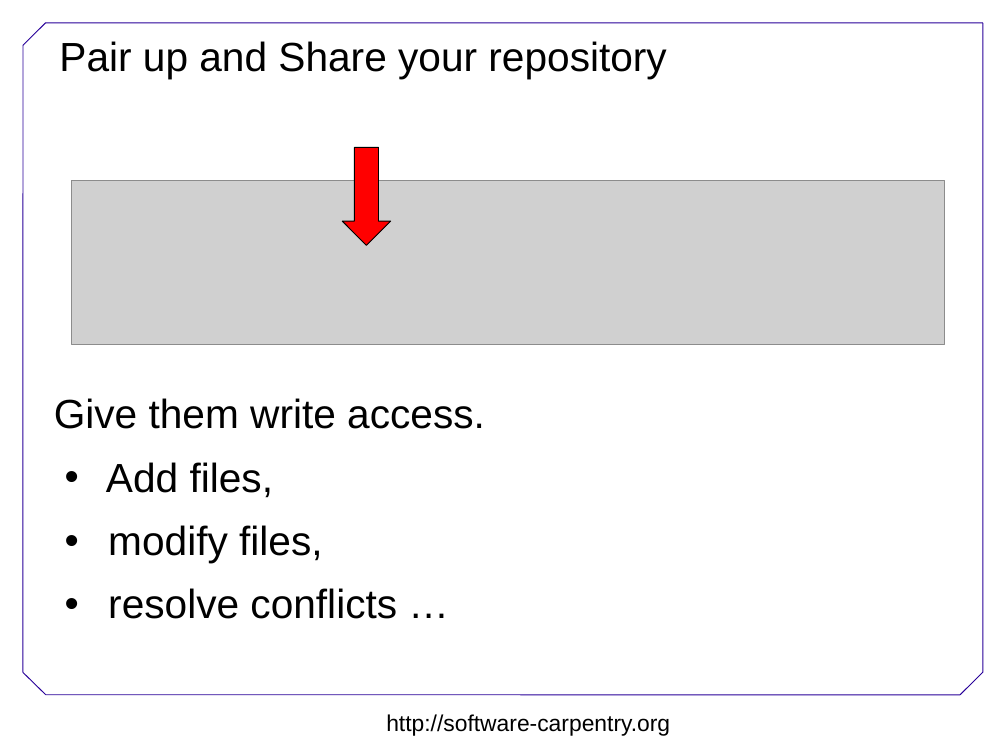
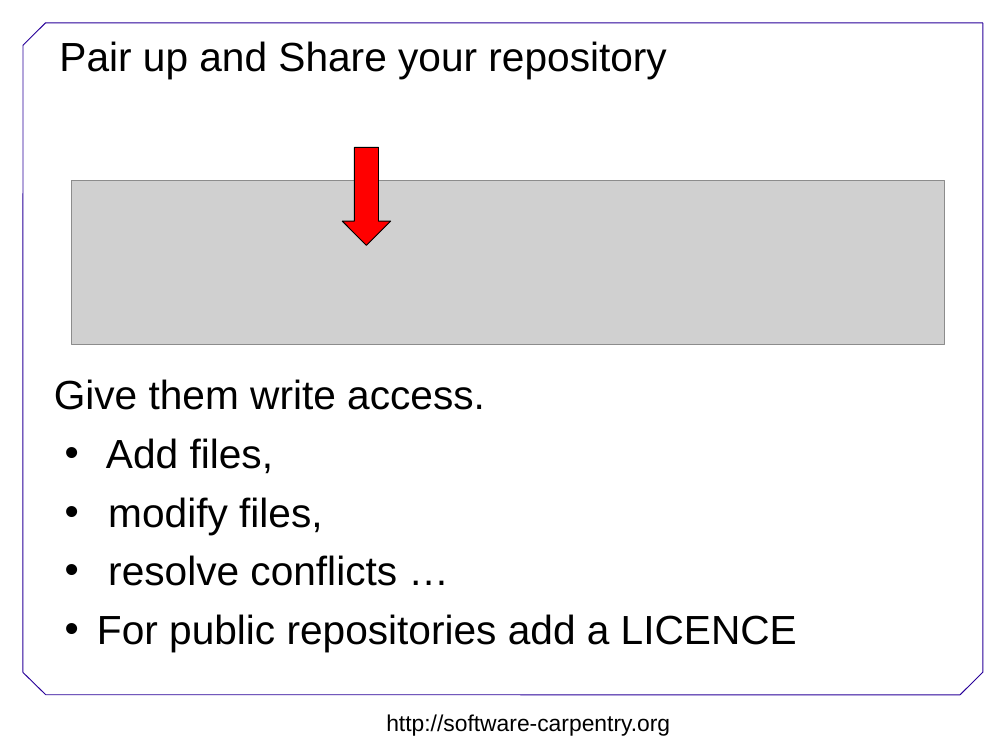
Before and after one commit to wking/swc-boot-camps, a slide deck: slide 25 of git/Version-control.ppt. Drawn at 1008x756 pixels with LibreOffice and Linux fonts; fonts in the diff are those of the drawing; grey boxes stand for pictures; background and template pictures are left out. Boxes give left, top, right and bottom in pixels: in the first picture for what was removed or moved away, otherwise in the second. Text is boxed around its words. In the diff, an @@ line names an element or a change of style, - is before the commit and + after.

```diff
--- a/git/Version-control.ppt
+++ b/git/Version-control.ppt
@@ text at <box>54,379,485,586</box>: line spacing 0.93 to 0.83 @@
@@ text at <box>97,614,797,652</box>: paragraph added @@
+• For public repositories add a LICENCE
```
Also in this commit, not shown: 2 other slides changed.
